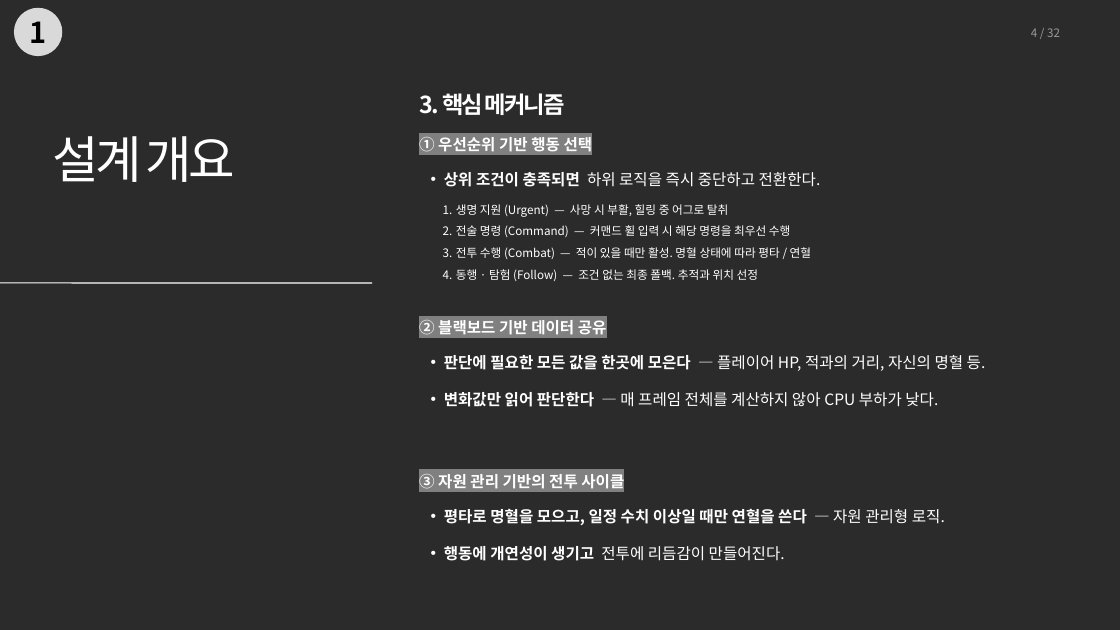
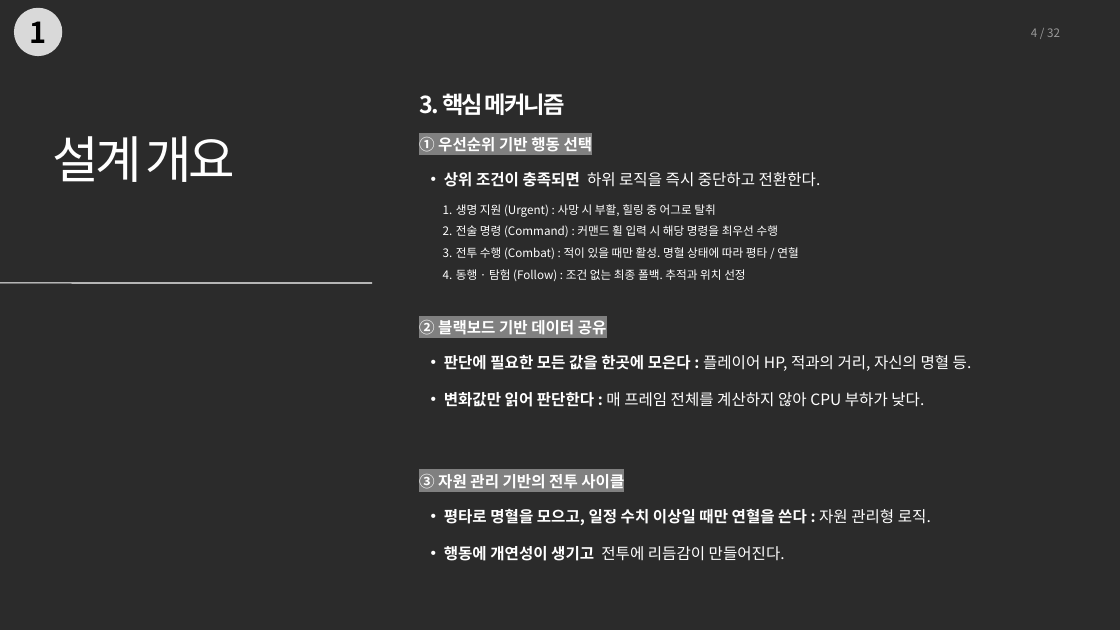
Before and after one commit to 0518tune/portfolio, a slide deck: slide 4 of files/수정본/동행자_BT설계.pptx. Drawn at 1120x630 pixels with LibreOffice and Linux fonts; fonts in the diff are those of the drawing; background and template pictures are left out; a plain dark background stands for a picture behind light text. Boxes give left, top, right and bottom in pixels: in the first picture for what was removed or moved away, otherwise in the second. Text is boxed around its words. In the diff, an @@ line names an element or a change of style, - is before the commit and + after.

```diff
--- a/files/수정본/동행자_BT설계.pptx
+++ b/files/수정본/동행자_BT설계.pptx
@@ text at [456, 204, 798, 281]: text changed @@
-  1. 생명 지원 (Urgent) — 사망 시 부활, 힐링 중 어그로 탈취
-  2. 전술 명령 (Command) — 커맨드 휠 입력 시 해당 명령을 최우선 수행
-  3. 전투 수행 (Combat) — 적이 있을 때만 활성. 명혈 상태에 따라 평타 / 연혈
-  4. 동행 · 탐험 (Follow) — 조건 없는 최종 폴백. 추적과 위치 선정
+  1. 생명 지원 (Urgent) : 사망 시 부활, 힐링 중 어그로 탈취
+  2. 전술 명령 (Command) : 커맨드 휠 입력 시 해당 명령을 최우선 수행
+  3. 전투 수행 (Combat) : 적이 있을 때만 활성. 명혈 상태에 따라 평타 / 연혈
+  4. 동행 · 탐험 (Follow) : 조건 없는 최종 폴백. 추적과 위치 선정
@@ text at [444, 355, 972, 407]: text changed @@
-  • 판단에 필요한 모든 값을 한곳에 모은다 — 플레이어 HP, 적과의 거리, 자신의 명혈 등.
-  • 변화값만 읽어 판단한다 — 매 프레임 전체를 계산하지 않아 CPU 부하가 낮다.
+  • 판단에 필요한 모든 값을 한곳에 모은다 : 플레이어 HP, 적과의 거리, 자신의 명혈 등.
+  • 변화값만 읽어 판단한다 : 매 프레임 전체를 계산하지 않아 CPU 부하가 낮다.
@@ text at [444, 509, 931, 525]: text changed @@
-  • 평타로 명혈을 모으고, 일정 수치 이상일 때만 연혈을 쓴다 — 자원 관리형 로직.
+  • 평타로 명혈을 모으고, 일정 수치 이상일 때만 연혈을 쓴다 : 자원 관리형 로직.
```
Also in this commit, not shown: 2 other slides changed, 5 other files.
